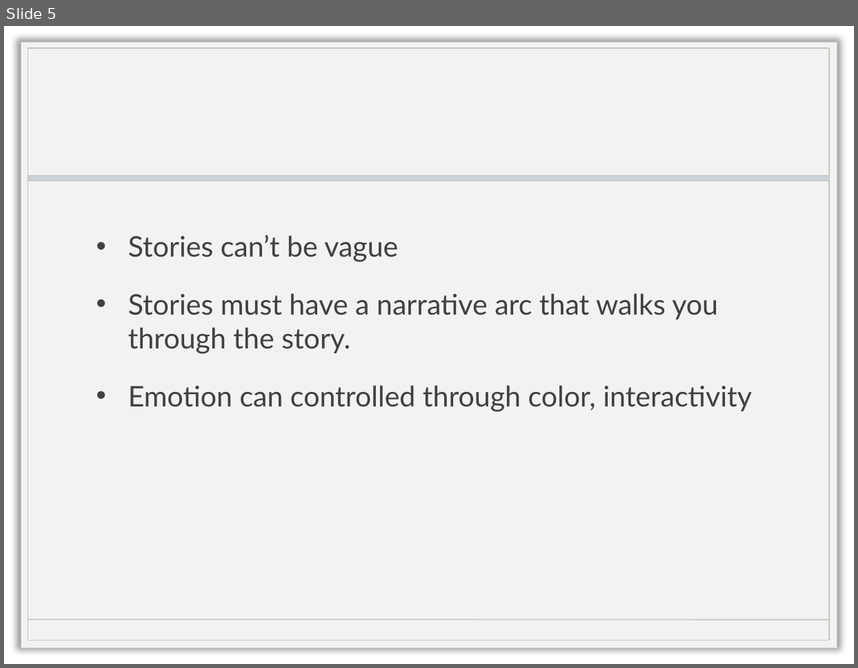
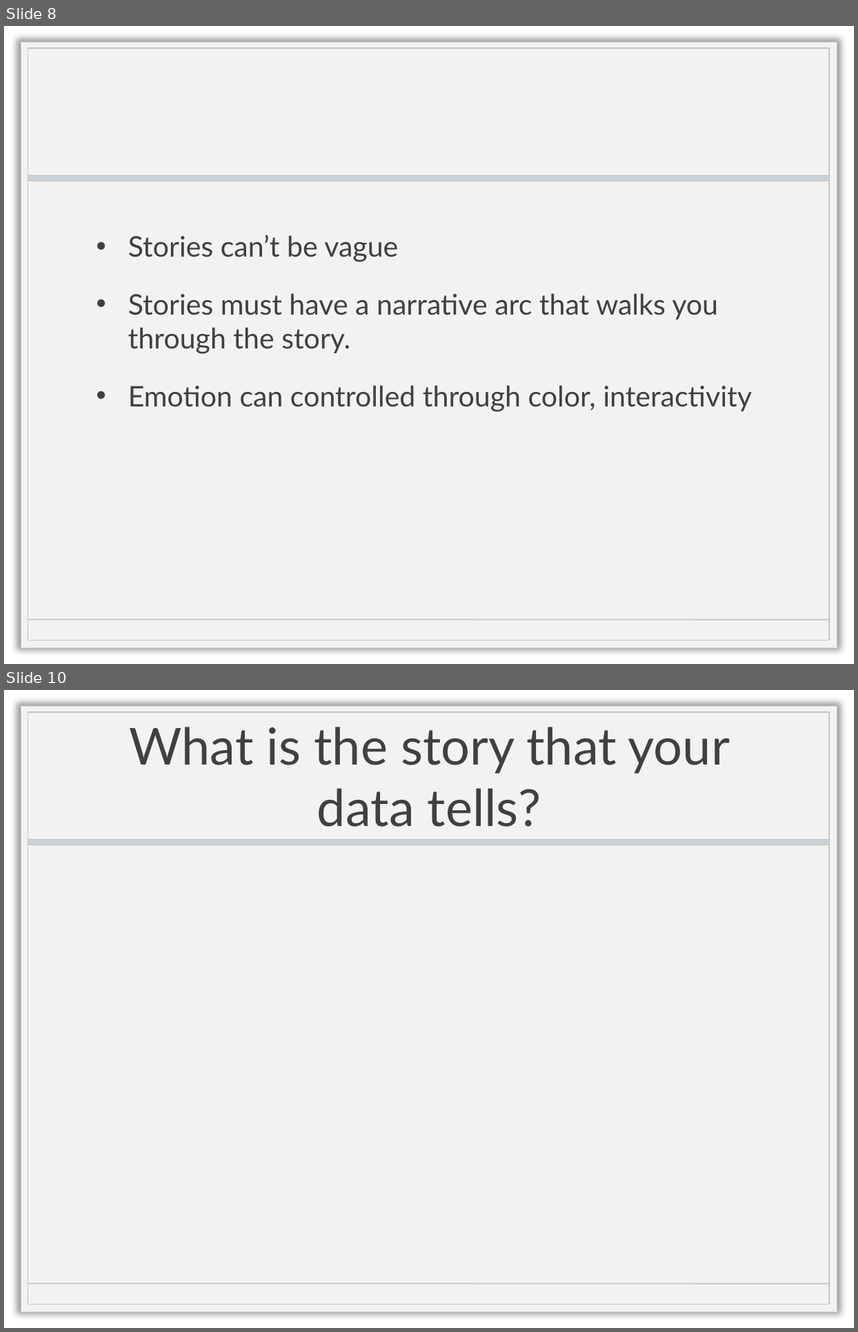
Before and after one commit to doctorlam/tecm4180, a slide deck: readings/storytelling.pptx. Shown one above the other, each under a label of ours: slide 5 before the commit, slides 8 and 10 after it; the slides between them are not shown. The pictures are 858x668 and 858x1332 pixels, drawn with LibreOffice and Linux fonts; fonts in the diff are those of the drawing; background and template pictures are left out. Boxes give left, top, right and bottom in pixels: in the first picture for what was removed or moved away, otherwise in the second. Text is boxed around its words. In the diff, an @@ line names an element or a change of style, - is before the commit and + after.

```diff
--- a/readings/storytelling.pptx
+++ b/readings/storytelling.pptx
@@ slide 10 added at [4, 690, 854, 1328], background picture (left out); not listed: 4 template elements that a slide beside it also shows @@
@@ title added at [130, 727, 730, 827], 43.2 pt, text #404040 @@
+What is the story that your data tells?
@@ what was slide 5 is now slide 8 @@
```
Also in this commit, not shown: 3 slides changed, 4 other slides added.
